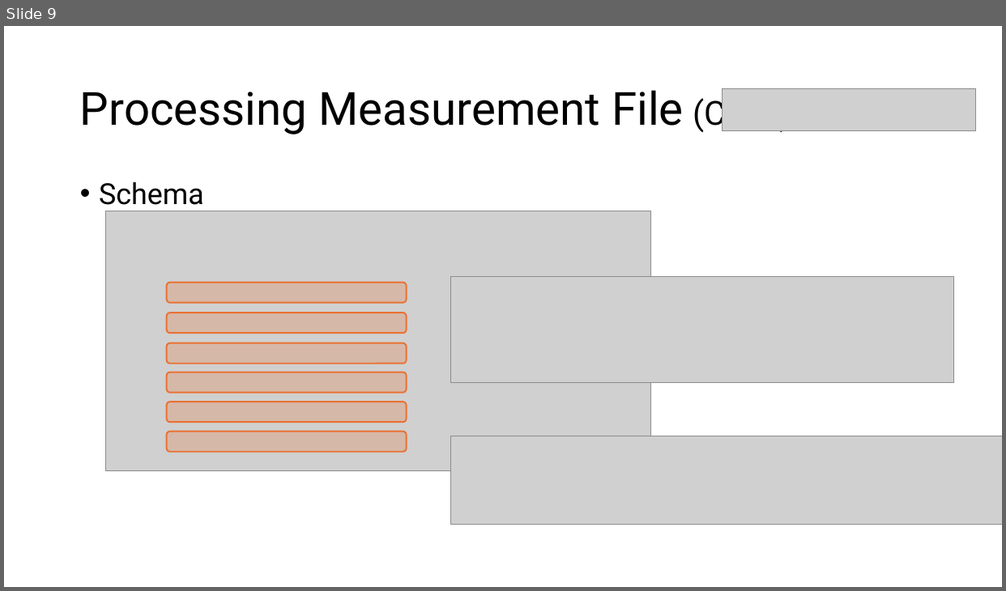
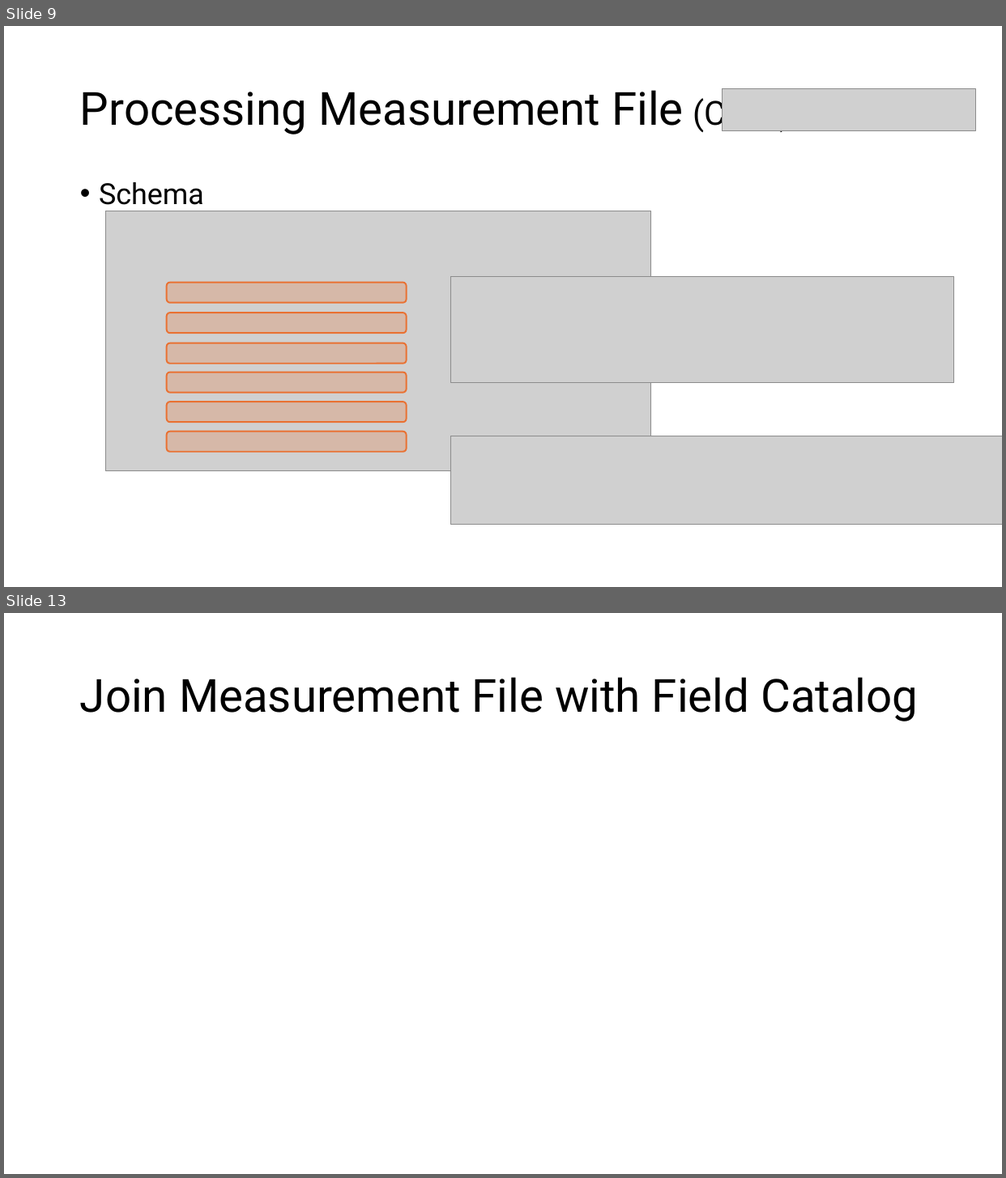
Before and after one commit to manulykebe/mockup-studio, a slide deck: Zontal/Zontal-ELN Signals Integration.pptx. Shown one above the other, each under a label of ours: slide 9 before the commit, slides 9 and 13 after it; the slides between them are not shown. The pictures are 1006x591 and 1006x1178 pixels, drawn with LibreOffice and Linux fonts; fonts in the diff are those of the drawing; grey boxes stand for pictures. Boxes give left, top, right and bottom in pixels: in the first picture for what was removed or moved away, otherwise in the second. Text is boxed around its words. In the diff, an @@ line names an element or a change of style, - is before the commit and + after.

```diff
--- a/Zontal/Zontal-ELN Signals Integration.pptx
+++ b/Zontal/Zontal-ELN Signals Integration.pptx
@@ slide 13 added at [4,613,1002,1174], background #FFFFFF @@
@@ title added at [80,677,918,722], 44 pt, text #000000 @@
+Join Measurement File with Field Catalog
```
Also in this commit, not shown: 3 slides changed.
